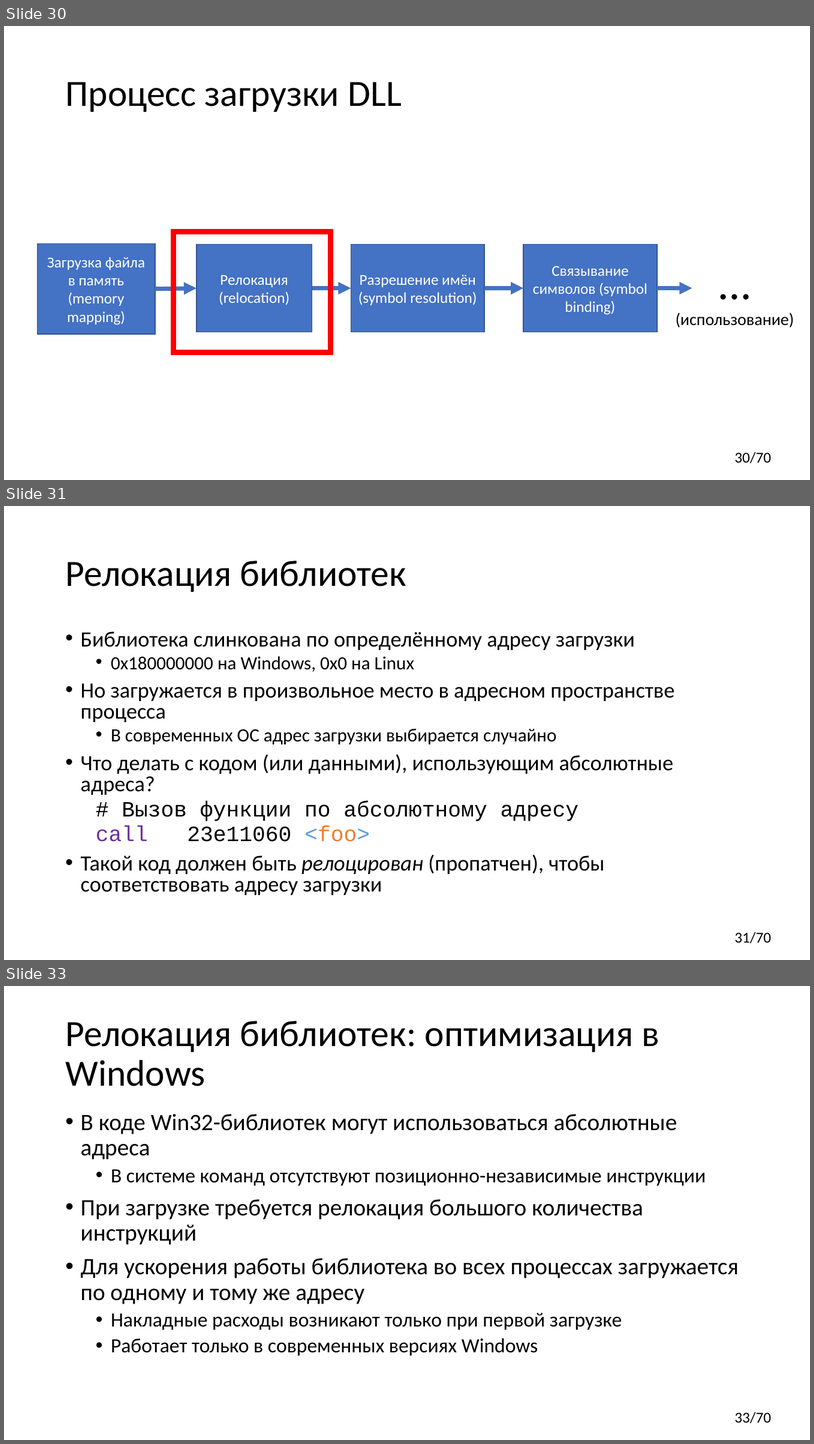
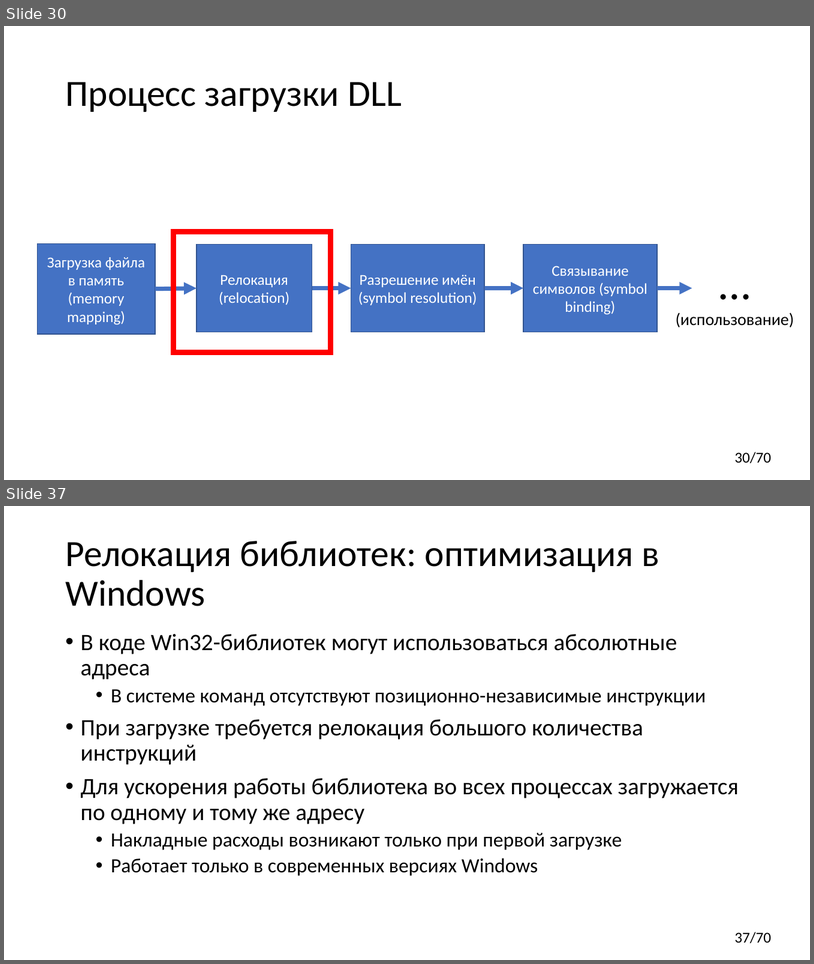
Before and after one commit to yugr/CppRussia, a slide deck: 2024/RU.pptx. Shown one above the other, each under a label of ours: slides 30, 31 and 33 before the commit, slides 30 and 37 after it; the slides between them are not shown. The pictures are 814x1444 and 814x964 pixels, drawn with LibreOffice and Linux fonts; fonts in the diff are those of the drawing. Boxes give left, top, right and bottom in pixels: in the first picture for what was removed or moved away, otherwise in the second. Text is boxed around its words. In the diff, an @@ line names an element or a change of style, - is before the commit and + after.

```diff
--- a/2024/RU.pptx
+++ b/2024/RU.pptx
@@ slide 31 removed at [4, 506, 810, 960], background #FFFFFF; not listed: 1 template element that a slide beside it also shows @@
@@ title removed at [65, 561, 407, 592] @@
-Релокация библиотек
@@ text removed at [81, 631, 675, 895] @@
-• Библиотека слинкована по определённому адресу загрузки
-  • 0x180000000 на Windows, 0x0 на Linux
-• Но загружается в произвольное место в адресном пространстве процесса
-  • В современных ОС адрес загрузки выбирается случайно
-• Что делать с кодом (или данными), использующим абсолютные адреса?
-  # Вызов функции по абсолютному адресу
-  сall 23e11060 <foo>
-• Такой код должен быть релоцирован (пропатчен), чтобы соответствовать адресу загрузки
@@ what was slide 33 is now slide 37 @@
@@ page number at [735, 931, 771, 943]: text changed @@
-33/70
+37/70
```
Also in this commit, not shown: 3 slides changed, 5 slides added.
